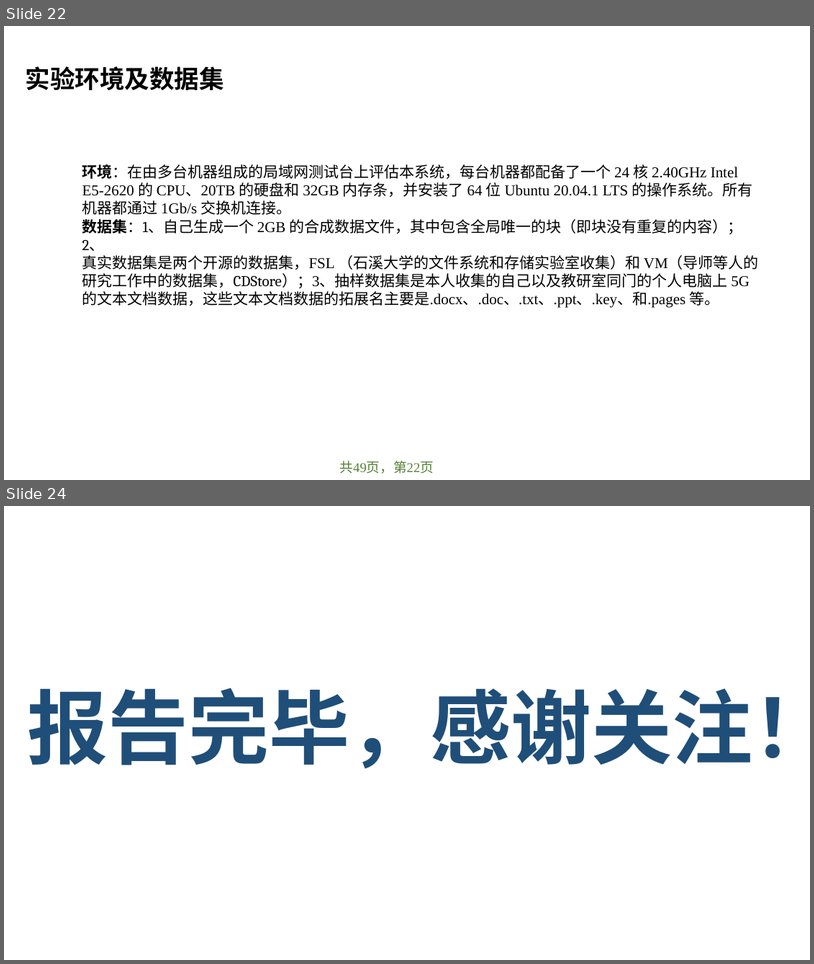
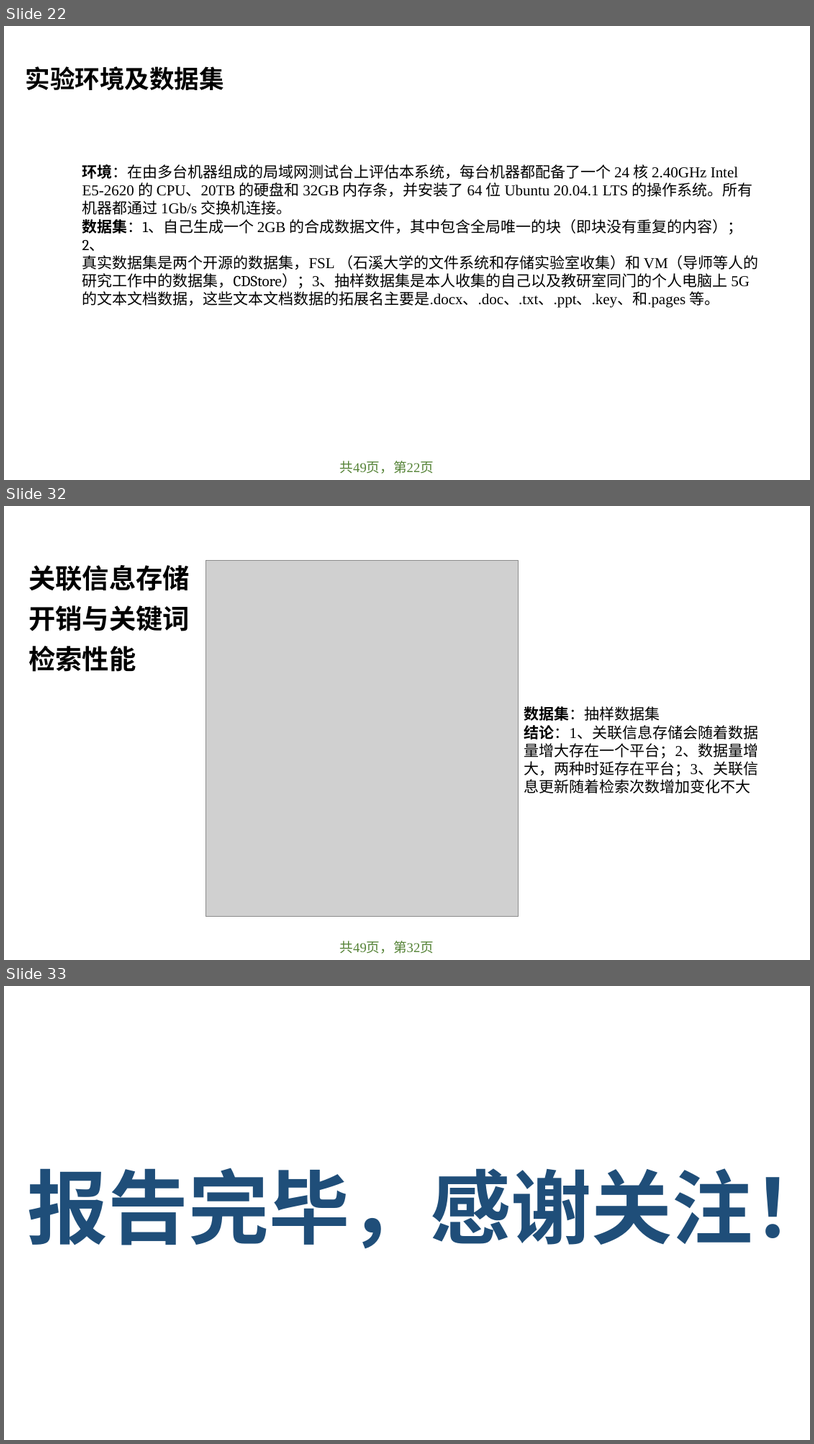
Before and after one commit to xiawenniu/thesis, a slide deck: 学位论文答辩模板示例.pptx. Shown one above the other, each under a label of ours: slides 22 and 24 before the commit, slides 22, 32 and 33 after it; the slides between them are not shown. The pictures are 814x964 and 814x1444 pixels, drawn with LibreOffice and Linux fonts; fonts in the diff are those of the drawing; grey boxes stand for pictures; background and template pictures are left out. Boxes give left, top, right and bottom in pixels: in the first picture for what was removed or moved away, otherwise in the second. Text is boxed around its words. In the diff, an @@ line names an element or a change of style, - is before the commit and + after.

```diff
--- a/学位论文答辩模板示例.pptx
+++ b/学位论文答辩模板示例.pptx
@@ slide 32 added at box(4, 506, 810, 960), background #FFFFFF @@
@@ text added at box(28, 565, 190, 672), 32 pt, text #000000, bold @@
+关联信息存储开销与关键词检索性能
@@ picture added at box(206, 560, 518, 916) @@
@@ text added at box(525, 706, 759, 793), 18 pt, text #000000 @@
+数据集：抽样数据集
+结论：1、关联信息存储会随着数据量增大存在一个平台；2、数据量增大，两种时延存在平台；3、关联信息更新随着检索次数增加变化不大
@@ text added at box(340, 940, 434, 953), 16 pt, text #548235 @@
+共49页，第32页
@@ what was slide 24 is now slide 33 @@
```
Also in this commit, not shown: 1 slide changed, 8 other slides added, 1 other file.
